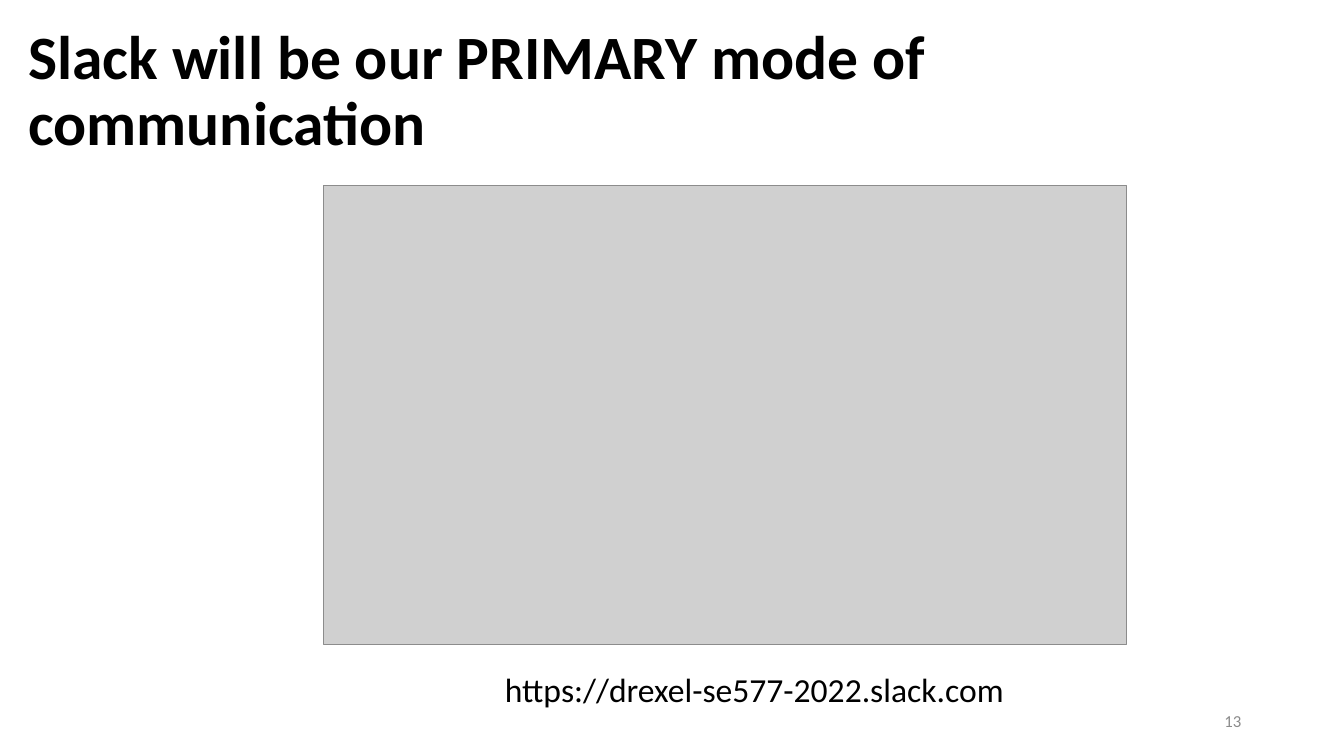
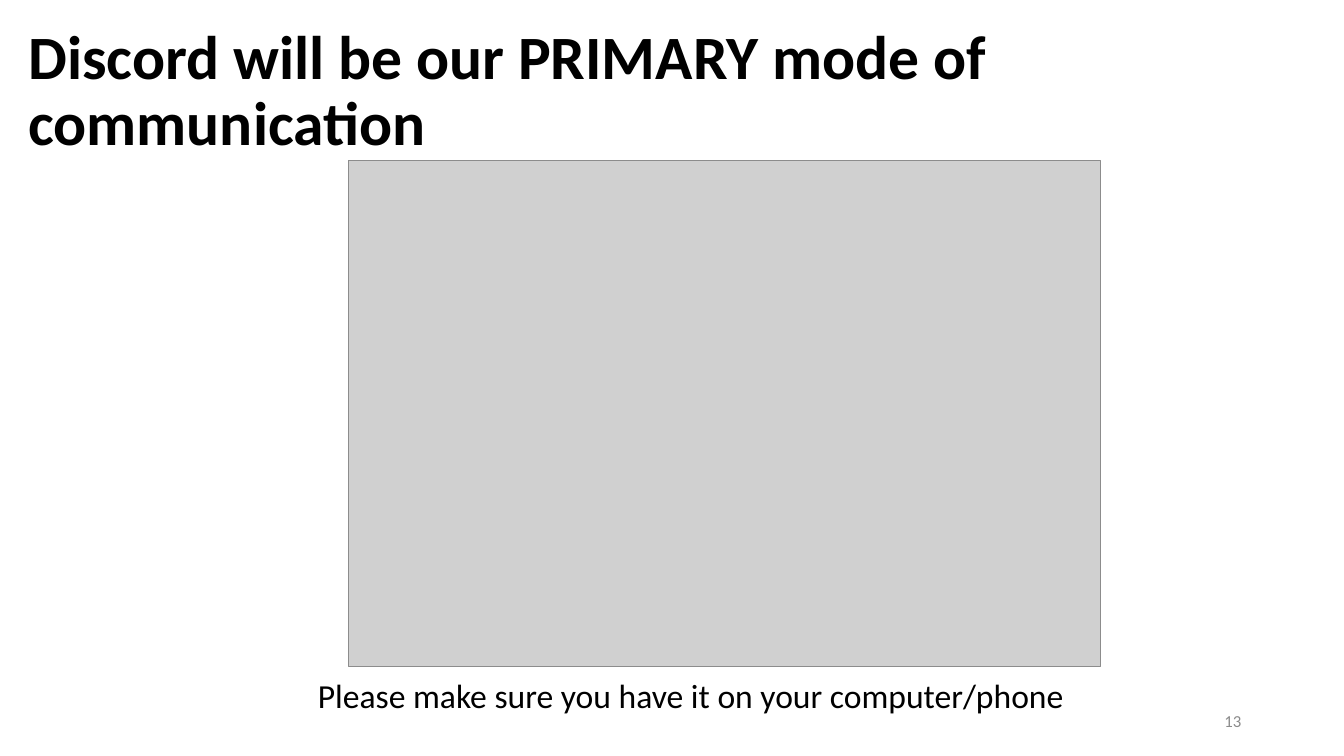
Before and after one commit to ArchitectingSoftware/SE577-SoftwareArchitecture, a slide deck: slide 13 of lectures/Week 1 - Course Overview.pptx. Drawn at 1344x756 pixels with LibreOffice and Linux fonts; fonts in the diff are those of the drawing; grey boxes stand for pictures. Boxes give left, top, right and bottom in pixels: in the first picture for what was removed or moved away, otherwise in the second. Text is boxed around its words. In the diff, an @@ line names an element or a change of style, - is before the commit and + after.

```diff
--- a/lectures/Week 1 - Course Overview.pptx
+++ b/lectures/Week 1 - Course Overview.pptx
@@ title at bbox=[28, 35, 987, 146]: text changed @@
-Slack will be our PRIMARY mode of communication
+Discord will be our PRIMARY mode of communication
@@ picture: place and size @@
-picture at bbox=[324, 186, 1126, 645]
+picture at bbox=[349, 160, 1101, 666]
@@ text at bbox=[318, 684, 1063, 714]: text changed @@
-https://drexel-se577-2022.slack.com
+Please make sure you have it on your computer/phone
```
Also in this commit, not shown: 3 other slides changed, 1 other file.
